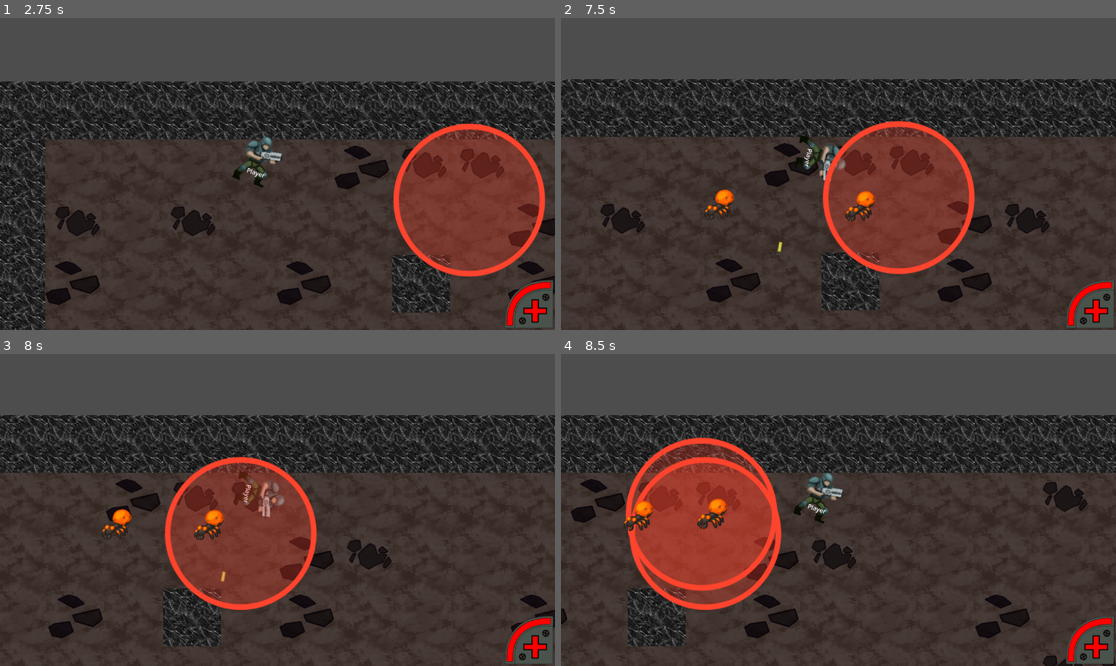
Above: before the commit, frames 1-4 (two rows, left to right).
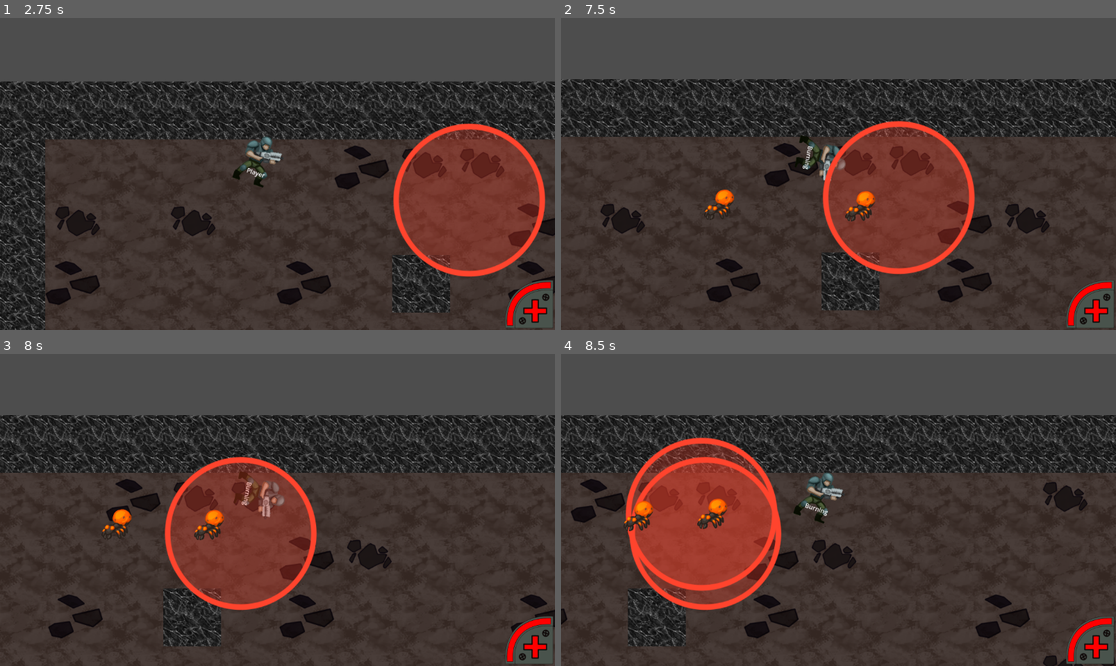
Above: after the commit, the same moments.

Repository: nuzcraft/gdfg-team-4
Game: Godot game, scene res://scenes/title.tscn
Same seed, same stepped clock (60 frames per second), same inputs: the game is played once before the commit and once after it.
Inputs (mouse positions are in pixels of both pictures, inside the frame that each line leads up to):
- Up to frame 1 (2.75 s): click "Play" at 0.5 s; tap Enter at 1.25 s; move the mouse to (249, 236) at 1.27 s; hold Space (primaryAction) 1.28-2.03 s; hold W (up) from 1.28 s (still down); move the mouse to (444, 220) at 2.02 s; tap Space (primaryAction) at 2.1 s
- Up to frame 2 (7.5 s): move the mouse to (672, 127) at 2.77 s; release W (up) at 2.78 s; hold Space (primaryAction) 2.78-3.53 s; hold A (left) 2.78-4.28 s; move the mouse to (866, 174) at 3.52 s; tap Space (primaryAction) at 3.6, 4.25, 5.1, 6.6 s; move the mouse to (755, 96) at 4.27 s; hold S (down) 4.28-5.03 s; hold Space (primaryAction) 4.28-5.03 s; move the mouse to (960, 158) at 5.02 s; hold D (right) 5.03-5.78 s; move the mouse to (727, 189) at 5.77 s; hold W (up) 5.78-6.53 s; hold Space (primaryAction) 5.78-6.53 s; move the mouse to (894, 105) at 6.52 s; hold D (right) from 6.53 s (still down); move the mouse to (810, 236) at 7.27 s; hold Space (primaryAction) from 7.28 s (still down)
- Up to frame 3 (8 s): keep holding D (right); keep holding Space (primaryAction)
- Up to frame 4 (8.5 s): keep holding D (right); move the mouse to (1005, 556) at 8.02 s; release Space (primaryAction) at 8.03 s; tap Space (primaryAction) at 8.1 s

Frame 1 is identical in both runs. In frame 2, less than 0.1% of the frame differs, in the area x 38-46%, y 40-76%; in frame 3, less than 0.1%; in frame 4, less than 0.1%.
Error after the commit: Invalid access to property or key 'projectile' on a base object of type 'Node (Weapon)'. (res://projectile.gd:12)

Commit message:
July7, Hero affected by fire
I added a burn function on the hero and gave the Lava AOE the ability to detect the hero entering it.

Diff:
--- a/globals.gd
+++ b/globals.gd
@@ -3,7 +3,7 @@
 
 var player_pos: Vector2
 var player_vulnerable: bool = true
-
+var player_health: int
 
 
 func player_invulnerable_timer():
--- a/project.godot
+++ b/project.godot
@@ -19,6 +19,10 @@
 
 Globals="*res://globals.gd"
 SettingsStore="*res://SettingsStore.gd"
+
+[global_group]
+
+FireArea="Any area that can cause burning"
 
 [input]
 
@@ -58,6 +62,7 @@
 2d_physics/layer_2="Enemies"
 2d_physics/layer_3="Static Objects"
 2d_physics/layer_4="Projectiles"
+2d_physics/layer_5="Areas&Zones"
 
 [rendering]
 
--- /dev/null
+++ b/scenes/aoes/lava_aoe.gd
@@ -0,0 +1,8 @@
+extends Area2D
+
+
+func _on_body_entered(body):
+	if body.has_method("burn"):
+		body.burn()
+		await get_tree().create_timer(0.5).timeout
+		body.burn()
--- a/scenes/aoes/lava_aoe.tscn
+++ b/scenes/aoes/lava_aoe.tscn
@@ -1,11 +1,15 @@
-[gd_scene load_steps=3 format=3 uid="uid://c0obualjs4wyq"]
+[gd_scene load_steps=4 format=3 uid="uid://c0obualjs4wyq"]
 
 [ext_resource type="Texture2D" uid="uid://bx4camf6v7d5j" path="res://PlaceholderAssets/ManaSpiritLayersHead.png" id="1_32bv6"]
+[ext_resource type="Script" uid="uid://cra7pe4sqos0l" path="res://scenes/aoes/lava_aoe.gd" id="1_wpkc3"]
 
 [sub_resource type="CircleShape2D" id="CircleShape2D_lqv5b"]
 radius = 198.0
 
-[node name="LavaAOE" type="Area2D"]
+[node name="LavaAOE" type="Area2D" groups=["FireArea"]]
+collision_layer = 16
+collision_mask = 3
+script = ExtResource("1_wpkc3")
 
 [node name="CollisionShape2D" type="CollisionShape2D" parent="."]
 position = Vector2(0, -1)
@@ -16,3 +20,5 @@
 position = Vector2(-0.500008, 3.5)
 scale = Vector2(1.37667, 1.49)
 texture = ExtResource("1_32bv6")
+
+[connection signal="body_entered" from="." to="." method="_on_body_entered"]
--- a/scenes/enemies/lava_ant.gd
+++ b/scenes/enemies/lava_ant.gd
@@ -19,7 +19,7 @@
 		await  get_tree().create_timer(0.4).timeout
 		queue_free()
 
-func _process(delta):
+func _process(_delta):
 	if player_near:
 		speed = 200
 	else :
@@ -48,7 +48,7 @@
 
 func summon_lava_aoe():
 	lava_aoe.emit(position)
-	print("sent lava signal")
+
 
 func _on_hit_timer_timeout():
 	vulnerable = true
--- a/scenes/game.gd
+++ b/scenes/game.gd
@@ -2,9 +2,13 @@
 
 var lava_aoe_scene = preload("res://scenes/aoes/lava_aoe.tscn")
 
+func _ready():
+	Globals.player_health = 100
+
 func create_lava_aoe(pos):
 	var aoe = lava_aoe_scene.instantiate() as Area2D
 	aoe.position = pos
+	aoe.is_in_group("FireArea")
 	$AOEs.add_child(aoe)
 
 func _on_proto_lava_ant_lava_aoe(pos):
--- a/scenes/hero.gd
+++ b/scenes/hero.gd
@@ -2,6 +2,7 @@
 
 var can_shoot: bool = true
 var can_melee: bool = true
+var currently_in_lava: bool = false
 
 
 @export var max_speed: int =500
@@ -12,8 +13,6 @@
 
 @export var primary_weapon: Weapon
 
-
-signal lava_aoe
 
 
 func _process(_delta):
@@ -33,3 +32,8 @@
 	#Melee attack input
 	#if Input.is_action_pressed("secondaryAction") and can_melee:
 	#	pass
+
+func burn():
+	Globals.player_health -= 5
+	currently_in_lava = true
+	$Label.text = "Burning"
--- a/scenes/hero.tscn
+++ b/scenes/hero.tscn
@@ -1,9 +1,8 @@
-[gd_scene load_steps=8 format=3 uid="uid://qxbajo21gg4j"]
+[gd_scene load_steps=7 format=3 uid="uid://qxbajo21gg4j"]
 
 [ext_resource type="Script" uid="uid://bplv08s5b0u13" path="res://scenes/hero.gd" id="1_w7pyx"]
 [ext_resource type="Texture2D" uid="uid://cx521ax71sjdh" path="res://assets/Player.png" id="2_y2sko"]
 [ext_resource type="Script" uid="uid://n5hl0c088sp6" path="res://scripts/weapon.gd" id="4_n40cg"]
-[ext_resource type="Texture2D" uid="uid://cuani15l8gpnx" path="res://assets/shot.png" id="5_txblw"]
 
 [sub_resource type="CapsuleShape2D" id="CapsuleShape2D_0tnpc"]
 radius = 42.0
@@ -18,7 +17,7 @@
 
 [node name="Hero" type="CharacterBody2D" node_paths=PackedStringArray("primary_weapon")]
 z_index = 10
-collision_mask = 9
+collision_mask = 25
 script = ExtResource("1_w7pyx")
 primary_weapon = NodePath("PrimaryWeapon")
 
@@ -34,7 +33,6 @@
 [node name="PrimaryWeapon" type="Node" parent="."]
 script = ExtResource("4_n40cg")
 speed_curve = SubResource("Curve_gee14")
-projectile = ExtResource("5_txblw")
 collision_shape = SubResource("RectangleShape2D_w7pyx")
 offset = Vector2(40, -25)
 metadata/_custom_type_script = "uid://n5hl0c088sp6"
--- a/scripts/weapon.gd
+++ b/scripts/weapon.gd
@@ -5,7 +5,7 @@
 @export var speed := 1000.0
 @export var total_ttl := 2.0
 @export var cooldown := 0.5
-@export var projectile: Texture2D
+@export var projectile_image: Texture2D
 @export var collision_shape: Shape2D
 @export var offset: Vector2
 @export var damage:= 10
Not shown, added: scenes/aoes/lava_aoe.gd.uid
